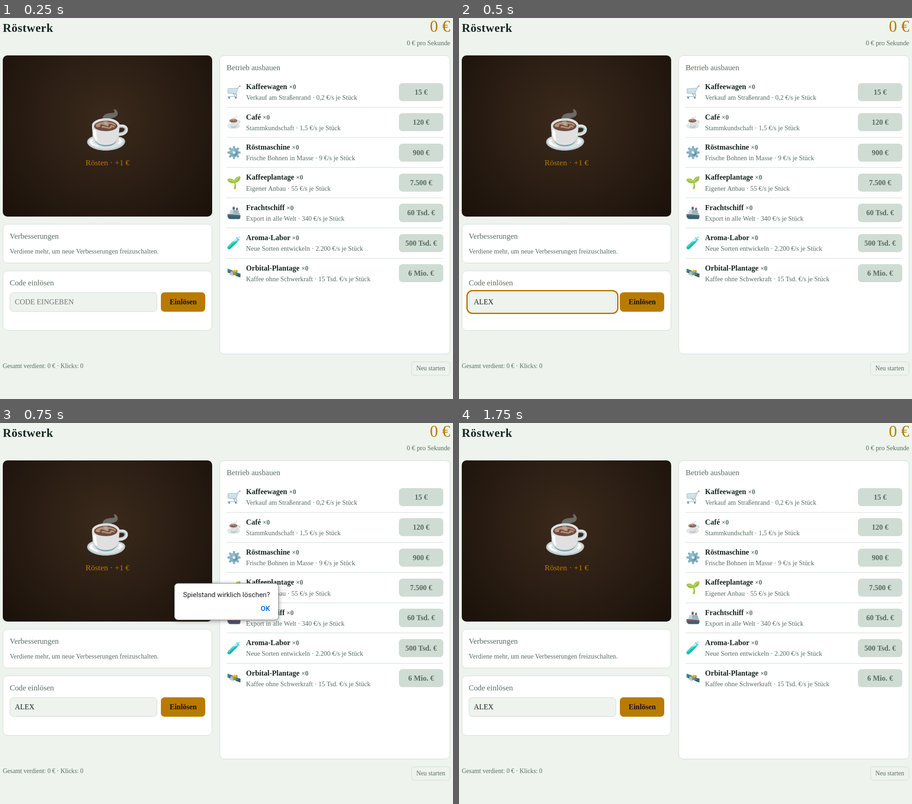
Above: before the commit, frames 1-4 (two rows, left to right).
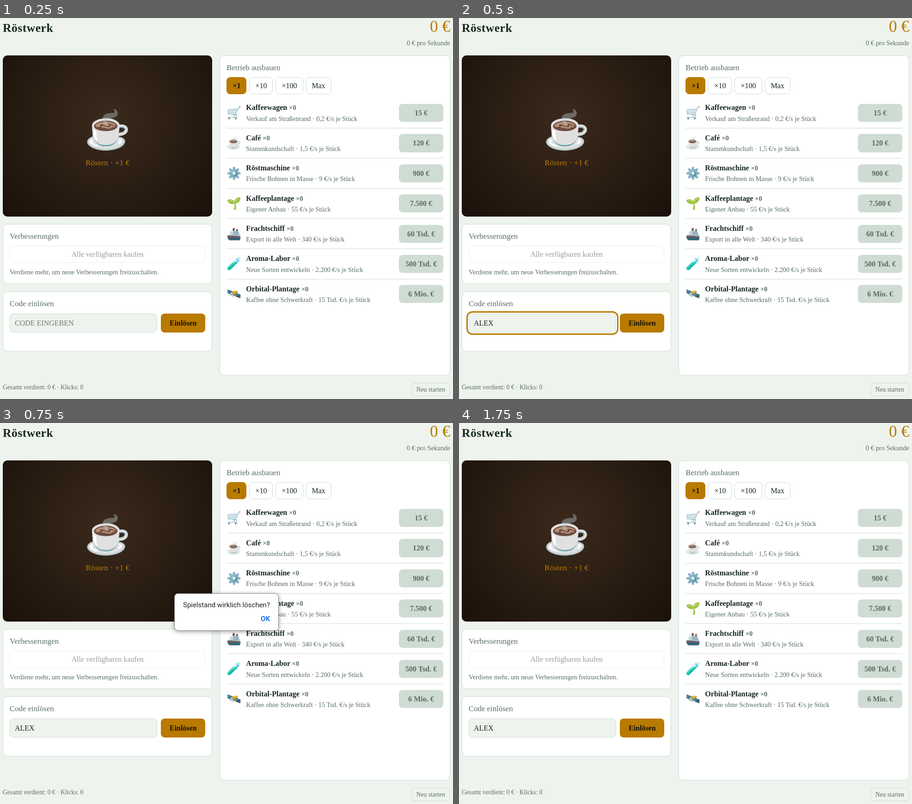
Above: after the commit, the same moments.

Repository: kilidieKiwi/Coffee-game
Game: browser game, page index.html
Same seed, same stepped clock (60 frames per second), same inputs: the game is played once before the commit and once after it. When the page shows a pop-up message, it is drawn as a white box for half a second while everything else waits; a line starting with > is the answer the replay typed.
Inputs (mouse positions are in pixels of both pictures, inside the frame that each line leads up to; where the layout moved, square brackets give the same spot in the first picture):
- Up to frame 1 (0.25 s): no input
- Up to frame 2 (0.5 s): click (540, 322) [540, 303] at 0.27 s; type "Alex" at 0.27 s
- Up to frame 3 (0.75 s): click "Neu starten" at 0.52 s
- Up to frame 4 (1.75 s): hold Up 1.03-1.33 s; tap Space at 1.1, 1.6 s; hold Up 1.38-1.62 s; hold Up from 1.67 s (still down)

The runs differ from the first frame. In frame 1, 10% of the frame differs, in the area x 0-100%, y 15-100%; in frame 2, 10%; in frame 3, 11%; in frame 4, 10%.

Commit message:
Add quantity selection and buy all button

Diff:
--- a/index.html
+++ b/index.html
@@ -32,6 +32,12 @@
 .row b{display:block}
 .buy{background:var(--gold);color:#1a1206;border:0;border-radius:8px;padding:8px 12px;font:inherit;font-weight:bold;cursor:pointer;min-width:96px;font-variant-numeric:tabular-nums}
 .buy:disabled{background:var(--line);color:var(--mute);cursor:not-allowed}
+.qty{display:flex;gap:6px;margin-bottom:8px}
+.qty button,#buyall{border:1px solid var(--line);background:transparent;color:var(--ink);border-radius:8px;padding:6px 12px;font:inherit;cursor:pointer}
+.qty button[aria-pressed=true]{background:var(--gold);color:#1a1206;border-color:var(--gold);font-weight:bold}
+#buyall{width:100%;margin-bottom:8px;border-color:var(--gold)}
+#buyall:disabled{opacity:.45;border-color:var(--line);cursor:not-allowed}
+.qty button:focus-visible,#buyall:focus-visible{outline:3px solid var(--gold);outline-offset:2px}
 .up{border:1px solid var(--line);background:transparent;color:var(--ink);border-radius:8px;padding:8px 10px;font:inherit;cursor:pointer;text-align:left;width:100%;margin-bottom:6px}
 .up:disabled{opacity:.45;cursor:not-allowed}
 .up:not(:disabled){border-color:var(--gold)}
@@ -56,6 +62,7 @@
   <button id="roast" aria-label="Kaffee rösten"><span id="bean">☕</span>Rösten · <span id="cl">+1 €</span></button>
   <div class="panel" style="margin-top:16px">
     <h2>Verbesserungen</h2>
+    <button id="buyall" disabled>Alle verfügbaren kaufen</button>
     <div id="ups"></div>
   </div>
   <div class="panel" style="margin-top:16px">
@@ -68,6 +75,9 @@
 
 <section class="panel">
   <h2>Betrieb ausbauen</h2>
+  <div class="qty" id="qty" role="group" aria-label="Kaufmenge">
+    <button data-q="1" aria-pressed="true">×1</button><button data-q="10" aria-pressed="false">×10</button><button data-q="100" aria-pressed="false">×100</button><button data-q="0" aria-pressed="false">Max</button>
+  </div>
   <div id="bld"></div>
 </section>
 
@@ -121,7 +131,27 @@
 // UI aufbauen
 const bld=document.getElementById('bld'),ups=document.getElementById('ups');
 bld.innerHTML=B.map(b=>`<div class="row"><div class="ic">${b.ic}</div><div class="t"><b>${b.n} <span class="sub" id="o-${b.id}"></span></b><span class="sub">${b.d} · <span id="p-${b.id}"></span> €/s je Stück</span></div><button class="buy" id="b-${b.id}"></button></div>`).join('');
-bld.onclick=e=>{const btn=e.target.closest('.buy');if(!btn)return;const b=B.find(x=>'b-'+x.id===btn.id),c=cost(b);if(S.m>=c){S.m-=c;S.own[b.id]=(S.own[b.id]||0)+1;draw()}};
+let qty=1; // 0 = Max
+const costN=(b,n)=>Math.ceil(b.base*Math.pow(1.15,S.own[b.id]||0)*(Math.pow(1.15,n)-1)/0.15);
+function maxN(b){let n=0;while(n<1000&&costN(b,n+1)<=S.m)n++;return n}
+const amount=b=>qty===0?maxN(b):qty;
+document.getElementById('qty').onclick=e=>{
+  const q=e.target.closest('button');if(!q)return;
+  qty=+q.dataset.q;
+  document.querySelectorAll('#qty button').forEach(x=>x.setAttribute('aria-pressed',x===q));
+  draw();
+};
+bld.onclick=e=>{
+  const btn=e.target.closest('.buy');if(!btn)return;
+  const b=B.find(x=>'b-'+x.id===btn.id),n=amount(b);
+  if(n>0&&S.m>=costN(b,n)){S.m-=costN(b,n);S.own[b.id]=(S.own[b.id]||0)+n;draw()}
+};
+const visUps=()=>U.filter(u=>!S.up[u.id]&&(S.tot>=u.cost*0.3)).slice(0,4);
+document.getElementById('buyall').onclick=()=>{
+  for(const u of visUps().sort((a,b)=>a.cost-b.cost))if(S.m>=u.cost){S.m-=u.cost;S.up[u.id]=1}
+  draw();
+};
+let lastUps='';
 ups.onclick=e=>{const btn=e.target.closest('.up');if(!btn)return;const u=U.find(x=>'u-'+x.id===btn.id);if(u&&!S.up[u.id]&&S.m>=u.cost){S.m-=u.cost;S.up[u.id]=1;draw()}};
 
 function draw(){
@@ -129,12 +159,15 @@
   document.getElementById('ps').textContent=fmt(perSec())+' € pro Sekunde'+(Date.now()<evtEnd?' (Boom!)':'');
   document.getElementById('cl').textContent='+'+fmt(clickVal())+' €';
   for(const b of B){
-    const c=cost(b),btn=document.getElementById('b-'+b.id);
-    btn.textContent=fmt(c)+' €';btn.disabled=S.m<c;
+    const n=amount(b),btn=document.getElementById('b-'+b.id);
+    const c=n>0?costN(b,n):cost(b);
+    btn.textContent=(qty===1?'':'×'+Math.max(n,1)+' · ')+fmt(c)+' €';btn.disabled=n===0||S.m<c;
     document.getElementById('o-'+b.id).textContent='×'+(S.own[b.id]||0);
     document.getElementById('p-'+b.id).textContent=fmt(b.ps*mult(b.id)*mult('all'));
   }
-  ups.innerHTML=U.filter(u=>!S.up[u.id]&&(S.tot>=u.cost*0.3)).slice(0,4).map(u=>`<button class="up" id="u-${u.id}" ${S.m<u.cost?'disabled':''}><b>${u.n}</b> – ${fmt(u.cost)} €<small>${u.d}</small></button>`).join('')||'<span class="sub">Verdiene mehr, um neue Verbesserungen freizuschalten.</span>';
+  document.getElementById('buyall').disabled=!visUps().some(u=>S.m>=u.cost);
+  const uh=visUps().map(u=>`<button class="up" id="u-${u.id}" ${S.m<u.cost?'disabled':''}><b>${u.n}</b> – ${fmt(u.cost)} €<small>${u.d}</small></button>`).join('')||'<span class="sub">Verdiene mehr, um neue Verbesserungen freizuschalten.</span>';
+  if(uh!==lastUps){lastUps=uh;ups.innerHTML=uh}
   document.getElementById('stat').textContent=`Gesamt verdient: ${fmt(S.tot)} € · Klicks: ${S.clicks}`;
 }
 
